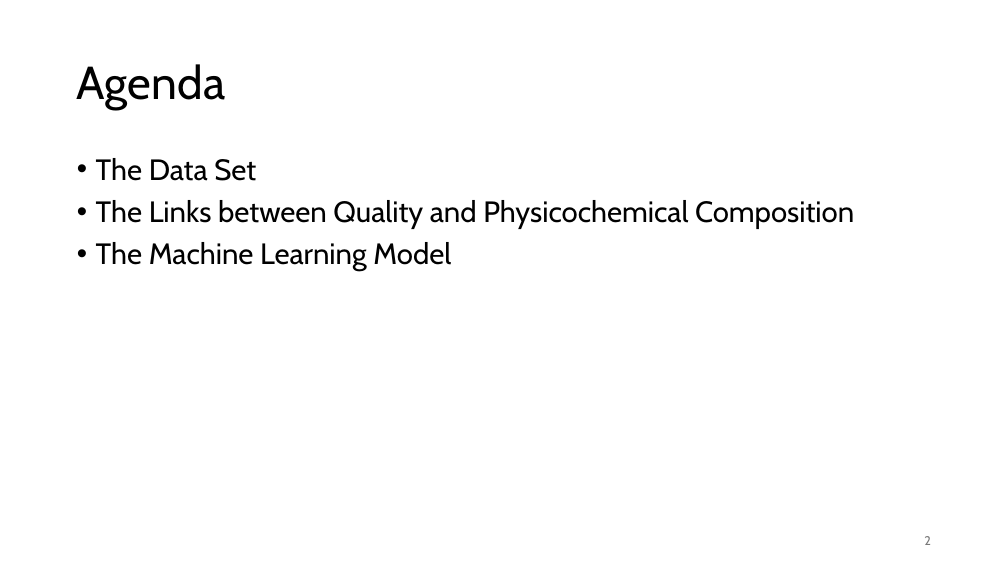
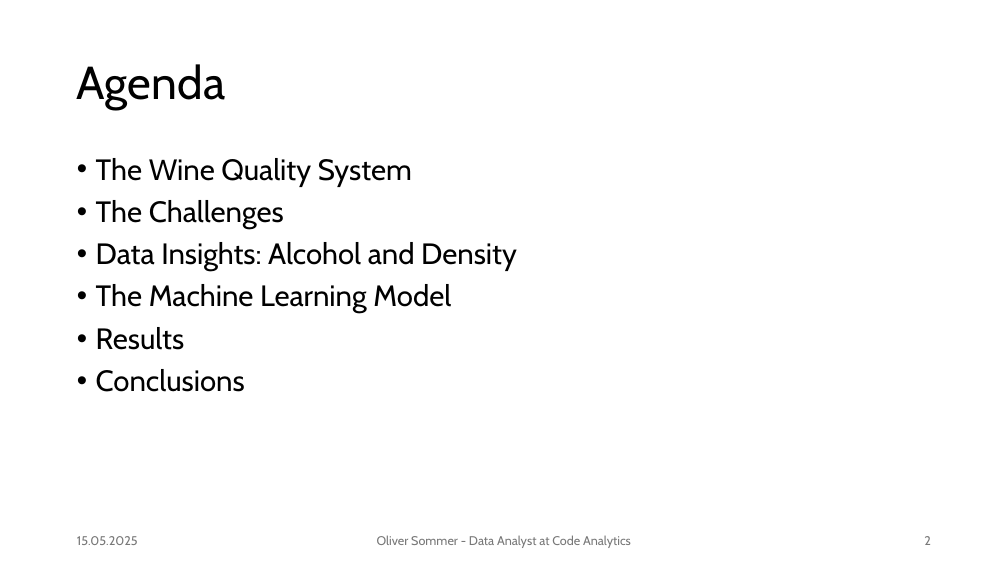
Before and after one commit to olemir/data-analysis-on-wine, a slide deck: slide 2 of reports/Wine Quality Analytics System.pptx. Drawn at 1008x567 pixels with LibreOffice and Linux fonts; fonts in the diff are those of the drawing. Boxes give left, top, right and bottom in pixels: in the first picture for what was removed or moved away, otherwise in the second. Text is boxed around its words. In the diff, an @@ line names an element or a change of style, - is before the commit and + after.

```diff
--- a/reports/Wine Quality Analytics System.pptx
+++ b/reports/Wine Quality Analytics System.pptx
@@ text at <box>96,158,517,271</box>: text changed @@
-• The Data Set
-• The Links between Quality and Physicochemical Composition
+• The Wine Quality System
+• The Challenges
+• Data Insights: Alcohol and Density
@@ text at <box>96,327,245,392</box>: paragraphs added @@
+• Results
+• Conclusions
@@ text added at <box>77,536,138,545</box>, 12 pt, text #797979 @@
+15.05.2025
@@ text added at <box>377,535,631,548</box>, 12 pt, text #797979 @@
+Oliver Sommer - Data Analyst at Code Analytics
```
Also in this commit, not shown: 3 other slides changed, 5 slides added, 3 slides removed, 7 other files.
